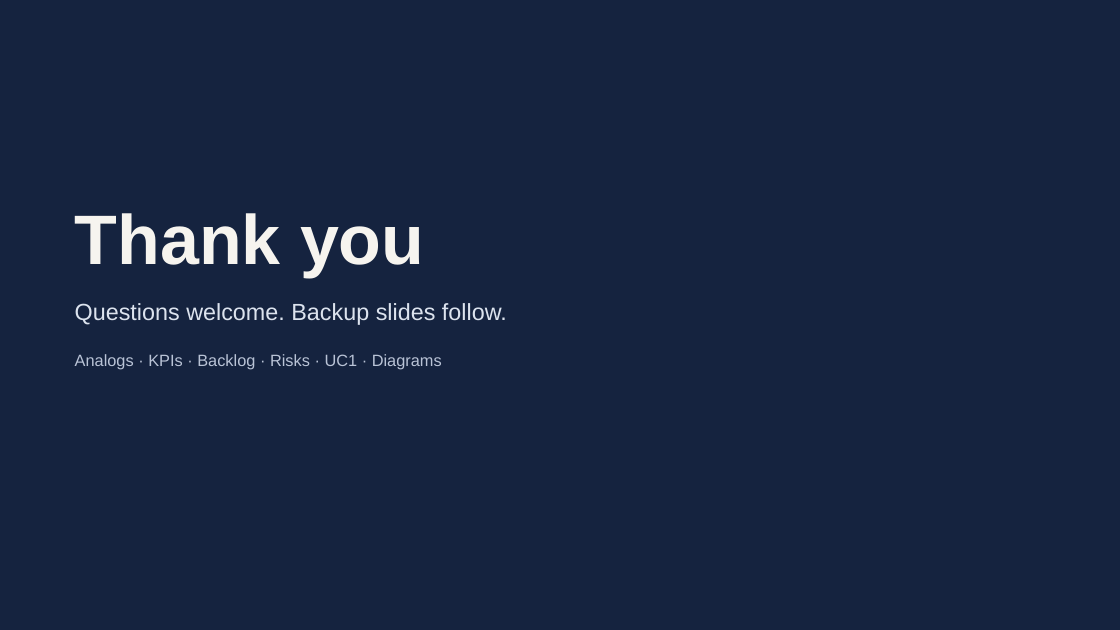
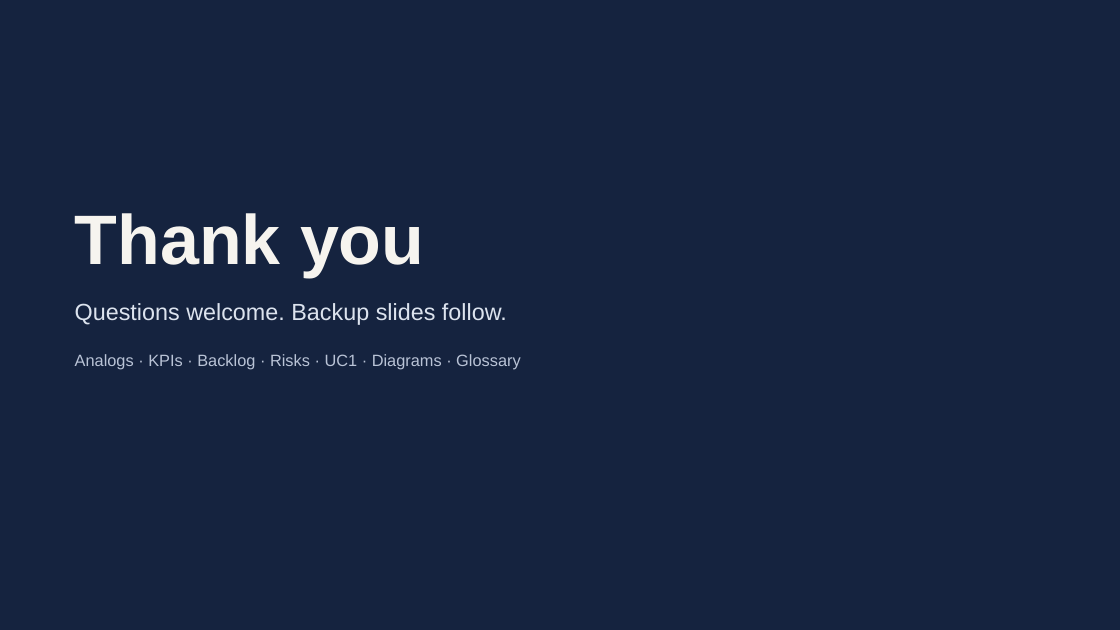
Before and after one commit to yurykurouski/revamp-docs, a slide deck: slide 10 of defence/BA_Defence_Kurouski.pptx. Drawn at 1120x630 pixels with LibreOffice and Linux fonts; fonts in the diff are those of the drawing. Boxes give left, top, right and bottom in pixels: in the first picture for what was removed or moved away, otherwise in the second. Text is boxed around its words. In the diff, an @@ line names an element or a change of style, - is before the commit and + after.

```diff
--- a/defence/BA_Defence_Kurouski.pptx
+++ b/defence/BA_Defence_Kurouski.pptx
@@ text at <box>75,354,521,370</box>: text changed @@
-Analogs · KPIs · Backlog · Risks · UC1 · Diagrams
+Analogs · KPIs · Backlog · Risks · UC1 · Diagrams · Glossary
```
Also in this commit, not shown: 7 other slides changed, 3 slides added, 2 slides removed.
